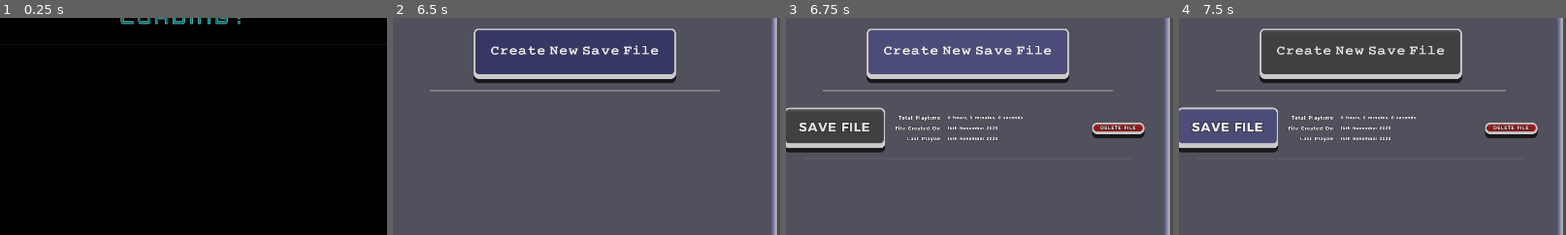
Above: before the commit, frames 1-4 (left to right).
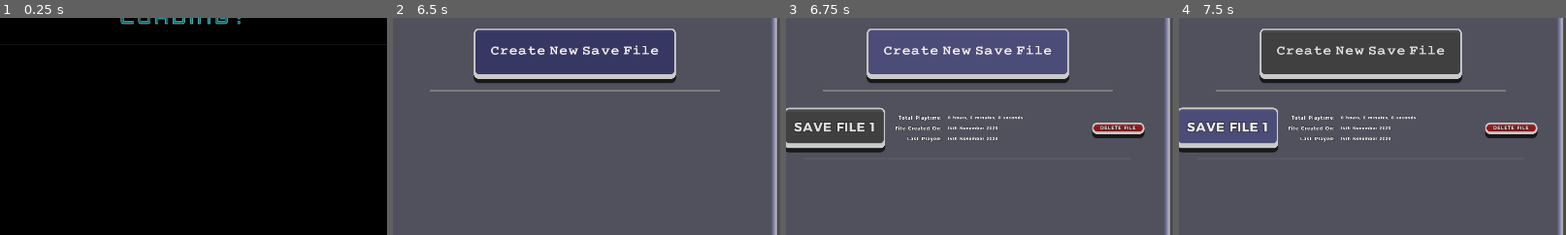
Above: after the commit, the same moments.

Repository: newwby/ddat-gpf.runtime
Game: Godot game, scene res://src/runtime/main.tscn
The game is run twice, just before and just after one commit, with the same random seed, the same clock (stepped at 60 frames per second) and the same inputs.
Inputs (mouse positions are % of the whole screen's width and height, from its top left):
- Up to frame 1 (0.25 s): no input
- Up to frame 2 (6.5 s): tap Enter at 0.5, 1.25, 3.5 s; move the mouse to (72, 45) at 0.52 s; click (72, 45) at 0.67 s; move the mouse to (30, 55) at 1.27 s; click (30, 55) at 1.42 s; move the mouse to (60, 28) at 2.02 s; click (60, 28) at 2.17 s; move the mouse to (45, 70) at 2.77 s; click (45, 70) at 2.92 s; move the mouse to (80, 65) at 3.52 s; click (80, 65) at 3.67 s; click "START GAME" at 4.25 s; move the mouse to (20, 35) at 5.02 s; click (20, 35) at 5.17 s; move the mouse to (55, 50) at 5.77 s; click (55, 50) at 5.92 s
- Up to frame 3 (6.75 s): click "Create New Save File" at 6.5 s
- Up to frame 4 (7.5 s): click "SAVE FILE" (after the commit: "SAVE FILE 1") at 7.25 s
The pictures show only the part of the screen within x 27-76%, y 5-55%; the shares and areas given below are measured in that part.

Frames 1-2 are identical in both runs. In frame 3, 0.6% of the frame differs, in the area x 2-23%, y 48-53%; in frame 4, 0.7%, in the area x 2-23%, y 47-53%.

Commit message:
bugfix - save file button ids

Diff:
--- a/src/runtime/state_game_meta/game_file_load_dialog/save_file_ui_element.gd
+++ b/src/runtime/state_game_meta/game_file_load_dialog/save_file_ui_element.gd
@@ -39,7 +39,7 @@
 var labels_to_build := []
 
 # node references
-onready var save_button_node = get_node_or_null("LoadSaveButton")
+#onready var save_button_node = get_node_or_null("LoadSaveButton")
 
 # node references for file info root and default (to duplicate from) node
 onready var file_info_root_node: VBoxContainer =\
@@ -110,8 +110,9 @@
 					new_file_info_element.get_value_label()
 			)
 	if is_my_save_label_set == false\
-	and save_button_node != null:
-		save_button_node.text = SAVE_BUTTON_NODE_LABEL+str(my_save_label_id)
+	and load_save_button_node != null:
+		load_save_button_node.text = SAVE_BUTTON_NODE_LABEL+str(my_save_label_id)
+		is_my_save_label_set = true
 
 
 
